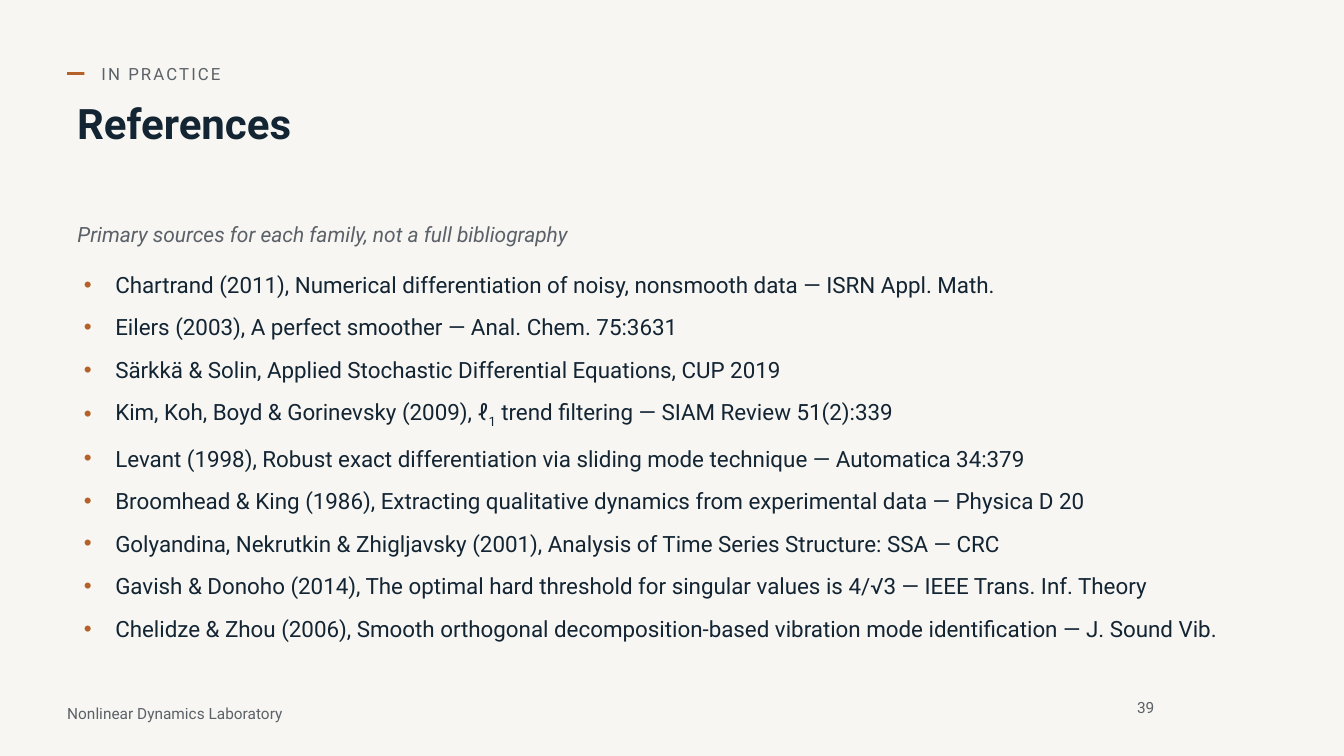
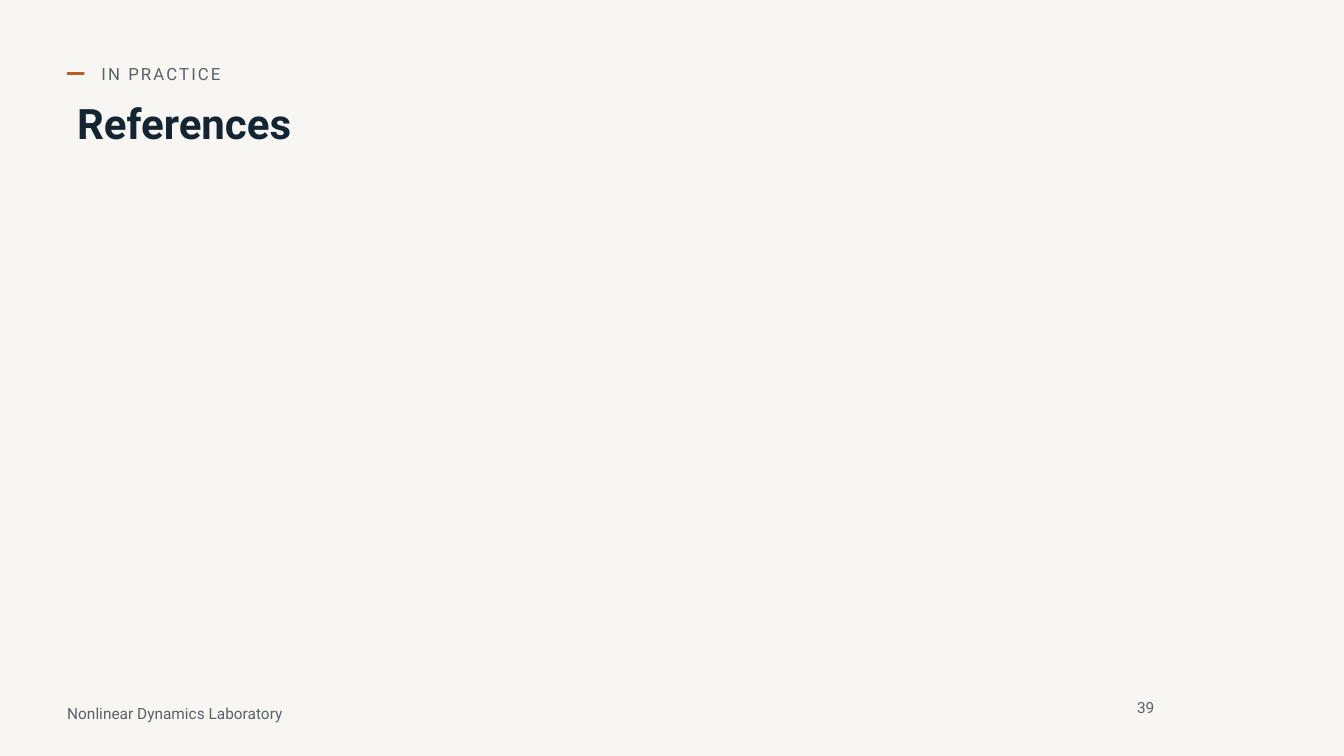
Before and after one commit to nld-uri/kinematics-toolbox, a slide deck: slide 39 of talk/differentiation_integration_talk.pptx. Drawn at 1344x756 pixels with LibreOffice and Linux fonts; fonts in the diff are those of the drawing; grey boxes stand for pictures; background and template pictures are left out. Boxes give left, top, right and bottom in pixels: in the first picture for what was removed or moved away, otherwise in the second. Text is boxed around its words. In the diff, an @@ line names an element or a change of style, - is before the commit and + after.

```diff
--- a/talk/differentiation_integration_talk.pptx
+++ b/talk/differentiation_integration_talk.pptx
@@ text removed at bbox=[77, 226, 1217, 642] @@
-Primary sources for each family, not a full bibliography
-• Chartrand (2011), Numerical differentiation of noisy, nonsmooth data — ISRN Appl. Math.
-• Eilers (2003), A perfect smoother — Anal. Chem. 75:3631
-• Särkkä & Solin, Applied Stochastic Differential Equations, CUP 2019
-• Kim, Koh, Boyd & Gorinevsky (2009), ℓ1 trend filtering — SIAM Review 51(2):339
-• Levant (1998), Robust exact differentiation via sliding mode technique — Automatica 34:379
-• Broomhead & King (1986), Extracting qualitative dynamics from experimental data — Physica D 20
-• Golyandina, Nekrutkin & Zhigljavsky (2001), Analysis of Time Series Structure: SSA — CRC
-• Gavish & Donoho (2014), The optimal hard threshold for singular values is 4/√3 — IEEE Trans. Inf. Theory
-• Chelidze & Zhou (2006), Smooth orthogonal decomposition-based vibration mode identification — J. Sound Vib.
```
Also in this commit, not shown: 18 other slides changed, 1 other file.
